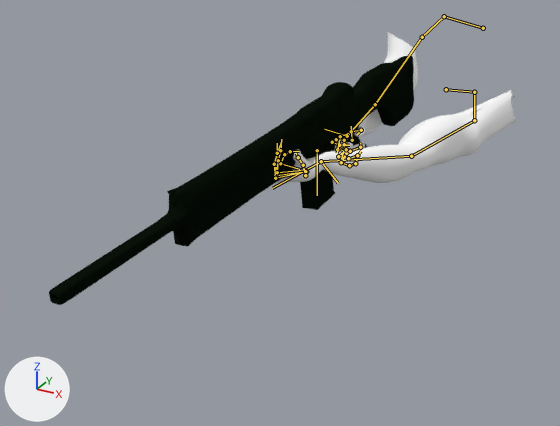
An edit to the Blender file Assets/Models/Weapons/MachineGun/Hands/MachineGunModel.blend, drawn before and after from the same camera.
The view is the same before and after, from a 50 mm camera at (5.4, -19.67, 18.23) aimed at (-2.77, -4.81, 10.8). The axes (+X, +Y, +Z) are drawn at lower left. The lights are the same throughout. Both versions are drawn at frame 0 of the action 'MGShoot'; the numbers are the values there. The bones that bend it are drawn over the model as lines.

Objects in the first picture: 'HumanModel:Body', 'MachineGun'.
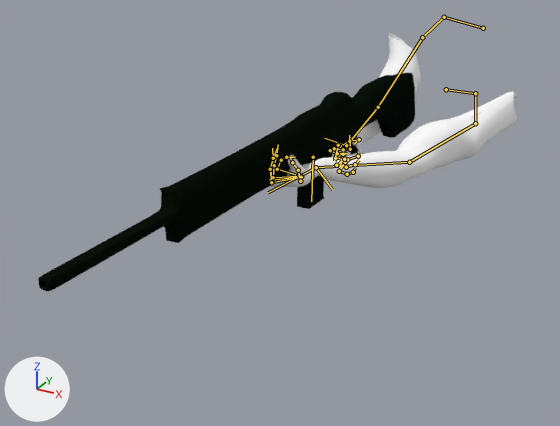
What the commit changed:
Bone 'forearm.R.001' (bone_forearm_r_001) moves from (2.29, -0.39, -1.01) to (1.94, -0.67, -1.11).
Bone 'forearm.R.001' (bone_forearm_r_001) turns from (14, 31, 50) to (12, 32, 50) degrees about its own x, y and z.
Bone 'forearm.L.001' (bone_forearm_l_001) moves from (-6.68, -1.63, 2.3) to (-6.75, -1.97, 2.03).
Bone 'forearm.L.001' (bone_forearm_l_001) turns from (-18, 7, -123) to (-16, 8, -123) degrees about its own x, y and z.

Boxes (x1, y1, x2, y2) around the edits, measured in the pictures (560 x 426 px):
'MachineGun', posed (13% shorter): before (49, 55, 414, 305); after (38, 73, 415, 291)
'HumanModel:Body', posed: before (276, 32, 516, 183); after (269, 33, 519, 188)
'MachineGun.001', now drawn (black): after (297, 153, 327, 209)
bone 'forearm.R.001', root to tip: before (347, 136) to (324, 129); after (346, 145) to (324, 138)
bone 'forearm.L.001', root to tip: before (321, 161) to (338, 183); after (316, 167) to (332, 189)
